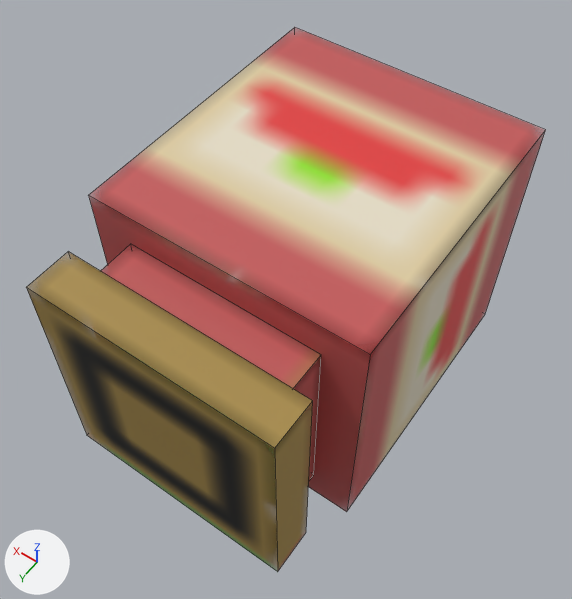
One commit to the FBX model Assets/Models/RegisterMiniGame/PrefabMasters/pasta_sauce.fbx: the scene before it, then after it.
Both versions are drawn from a 50 mm lens placed at (-7.43, 16.07, 16.95), pointed at (0.1, 5.53, 0.38). Lighting does not change. The marker at lower left points along +X, +Y and +Z. Mesh edges are drawn as thin lines. Where no turn or scale is listed for an object, it has been applied to the vertices.

Before the edit, the objects in view are built like this:
```python
mat_pasta_sauce_texture_png = principled_material('pasta_sauce_texture.png')
mat_pasta_sauce_texture_png.texture = img_pasta_sauce_texture_png  # with its transparency
me_cube = bpy.data.meshes.new('cube')
me_cube.from_pydata(...)  # a box spanning x -3.75..3.75, y -7.03..1.09, z -3.75..3.75
me_cube.materials.append(mat_pasta_sauce_texture_png)  # picture img_pasta_sauce_texture_png
me_cube_1 = bpy.data.meshes.new('cube_1')
me_cube_1.from_pydata(...)  # a box spanning x -3.28..3.28, y 2.34..3.59, z -3.28..3.28
me_cube_1.materials.append(mat_pasta_sauce_texture_png)  # picture img_pasta_sauce_texture_png
me_cube_2 = bpy.data.meshes.new('cube_2')
me_cube_2.from_pydata(...)  # a box spanning x -2.66..2.66, y 1.09..2.34, z -2.81..2.81
me_cube_2.materials.append(mat_pasta_sauce_texture_png)  # picture img_pasta_sauce_texture_png
ob_cube = bpy.data.objects.new('cube', me_cube)
ob_cube.location = (0.0, 7.03, 0.47)
ob_cube_1 = bpy.data.objects.new('cube_1', me_cube_1)
ob_cube_1.location = (0.0, 7.03, 0.47)
ob_cube_2 = bpy.data.objects.new('cube_2', me_cube_2)
ob_cube_2.location = (0.0, 7.03, 0.47)
```
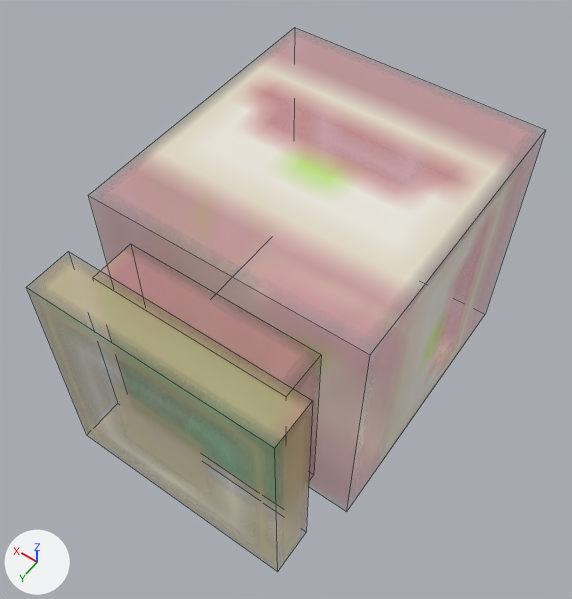
The newer file is also rescaled (x0.01), turned or shifted as a whole; pictures and numbers use the older file's frame.

Pixel boxes (x1, y1, x2, y2) of what changed, in the pictures (572 x 599 px):
'cube', surface changed (beige to white): (89, 31, 542, 512) in both
'cube_1', surface changed (brown to beige): (26, 252, 313, 572) in both
'cube_2', surface changed: (101, 250, 321, 509) in both

Diff of the bpy script that builds the scene:
```diff
--- a/Assets/Models/RegisterMiniGame/PrefabMasters/pasta_sauce.fbx.py
+++ b/Assets/Models/RegisterMiniGame/PrefabMasters/pasta_sauce.fbx.py
@@ img_pasta_sauce_texture_png @@
-img_pasta_sauce_texture_png = load_image('pasta_sauce_texture.png', '_unpacked/pasta_sauce_texture.png', 64, 64, 'sRGB')
+img_pasta_sauce_texture_png = load_image('pasta_sauce_texture.png', 'Textures/pasta_sauce_texture.png', 64, 64, 'Non-Color')
@@ mat_pasta_sauce_texture_png @@
 n0 = _N.new('ShaderNodeBsdfPrincipled'); n0.name = 'Principled BSDF'
+n0.inputs[2].default_value = 0.553  # 'Roughness'
 n1 = _N.new('ShaderNodeOutputMaterial'); n1.name = 'Material Output'
@@ mat_pasta_sauce_texture_png @@
 n2 = _N.new('ShaderNodeTexImage'); n2.name = 'Image Texture'
 n2.image = img_pasta_sauce_texture_png
+n3 = _N.new('ShaderNodeTexImage'); n3.name = 'Image Texture.001'
+n3.image = img_pasta_sauce_texture_png
 _L.new(n2.outputs[0], n0.inputs[0])  # 'Color' to 'Base Color'
-_L.new(n2.outputs[1], n0.inputs[4])  # 'Alpha' to 'Alpha'
 _L.new(n0.outputs[0], n1.inputs[0])  # 'BSDF' to 'Surface'
+_L.new(n3.outputs[0], n0.inputs[4])  # 'Color' to 'Alpha'
@@ me_cube @@
 me_cube.from_pydata(...)  # 8 vertices, 6 faces; spans x -3.75..3.75, y -7.03..1.09, z -3.75..3.75
 # used by ob_cube; location = (0.0, 7.03, 0.47)
+# me_cube part 1: texture (UV) coordinates changed
 me_cube.materials.append(mat_pasta_sauce_texture_png)
```
